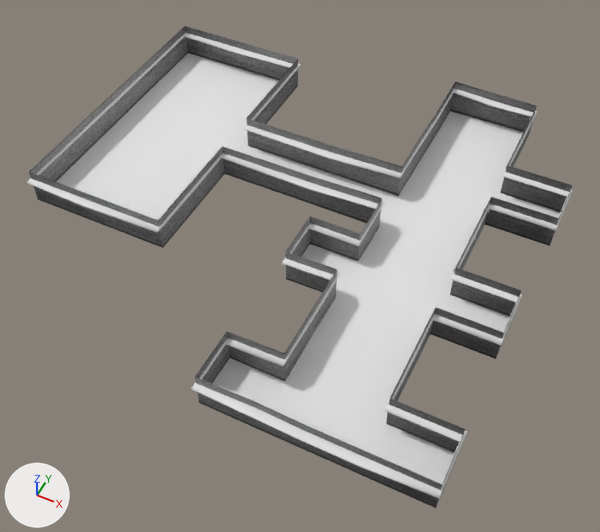
The FBX model ClayProject/assets/level_01.fbx, before and after one commit.
One viewpoint serves both versions: a camera (50 mm lens) standing at (58.7, -154.9, 182.0) and looking at (-17.0, -3.6, -7.0). The lights are fixed; the arrows at lower left show +X, +Y and +Z. Where no turn or scale is listed for an object, it has been applied to the vertices.
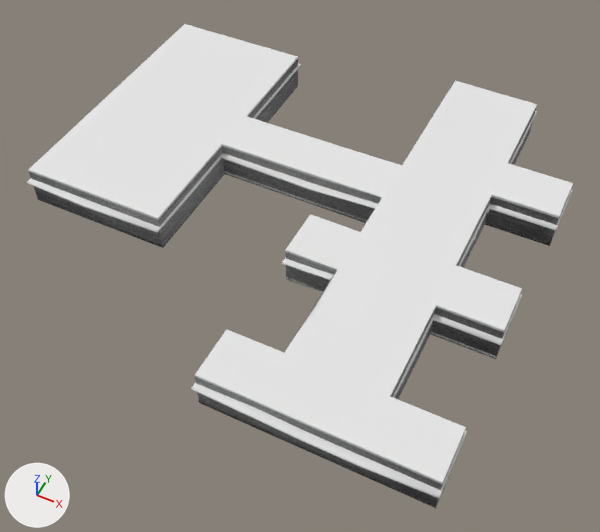
Where the newer file only moved an object's origin or applied its transform, the numbers keep the older frame.

What differs and where, as boxes (x1, y1, x2, y2) in the pictures (600 x 532 px):
```json
{"object": "Floor", "change": "added", "after": [28, 24, 573, 507]}
{"object": "Plane.008", "change": "deleted", "before": [56, 53, 560, 484]}
```

The change, as JSON lines over the scene's bpy script:
```json
{"op": "add", "block": "me_plane_009_1", "code": ["me_plane_009_1 = bpy.data.meshes.new('Plane.009')", "me_plane_009_1.from_pydata(...)  # 240 vertices, 236 faces; spans x -100.7..49.1, y -62.7..79.9, z -0.3..13.0", "me_plane_009_1.materials.append(mat_metalgrate)  # its picture is missing"]}
{"op": "remove", "block": "ob_plane_008", "code": ["ob_plane_008 = bpy.data.objects.new('Plane.008', me_plane_009)", "ob_plane_008.location = (14.6, 0.0, 0.0)"]}
{"op": "add", "block": "ob_floor", "code": ["ob_floor = bpy.data.objects.new('Floor', me_plane_009_1)", "ob_floor.location = (0.0, 0.0, 0.0)"]}
```
